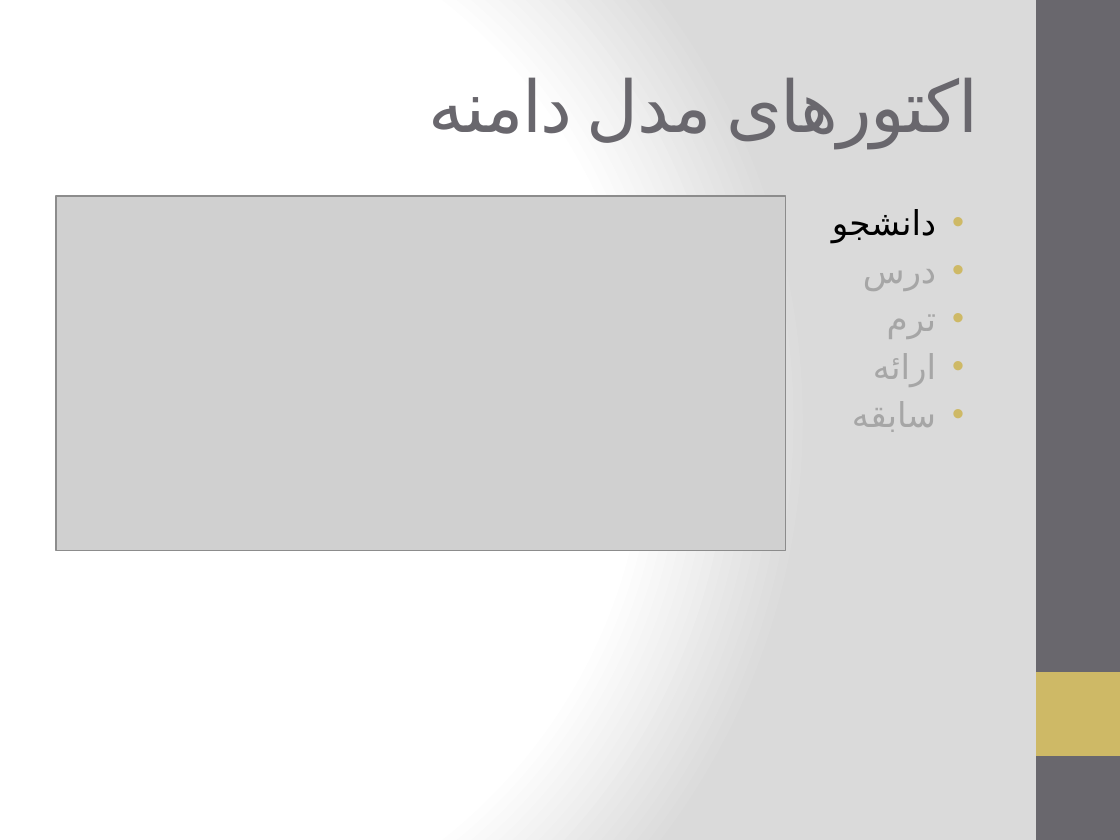
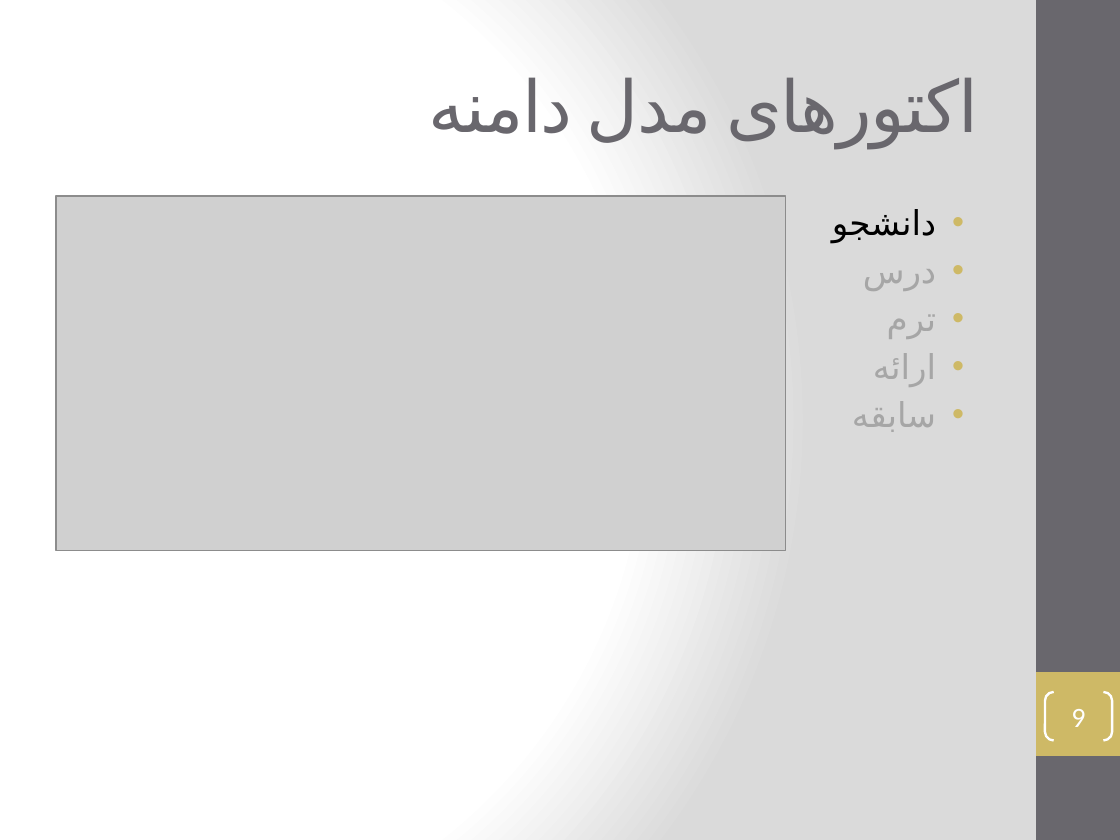
Before and after one commit to vidvid/Presentation, a slide deck: slide 9 of Thesis-Zoghi.pptx. Drawn at 1120x840 pixels with LibreOffice and Linux fonts; fonts in the diff are those of the drawing; grey boxes stand for pictures. Boxes give left, top, right and bottom in pixels: in the first picture for what was removed or moved away, otherwise in the second. Text is boxed around its words. In the diff, an @@ line names an element or a change of style, - is before the commit and + after.

```diff
--- a/Thesis-Zoghi.pptx
+++ b/Thesis-Zoghi.pptx
@@ page number added at [1045,692,1112,740], outline #FFFFFF 1.5 pt, 18 pt, text #FFFFFF @@
+9
```
Also in this commit, not shown: 10 other slides changed, 16 slides added, 7 other files.
